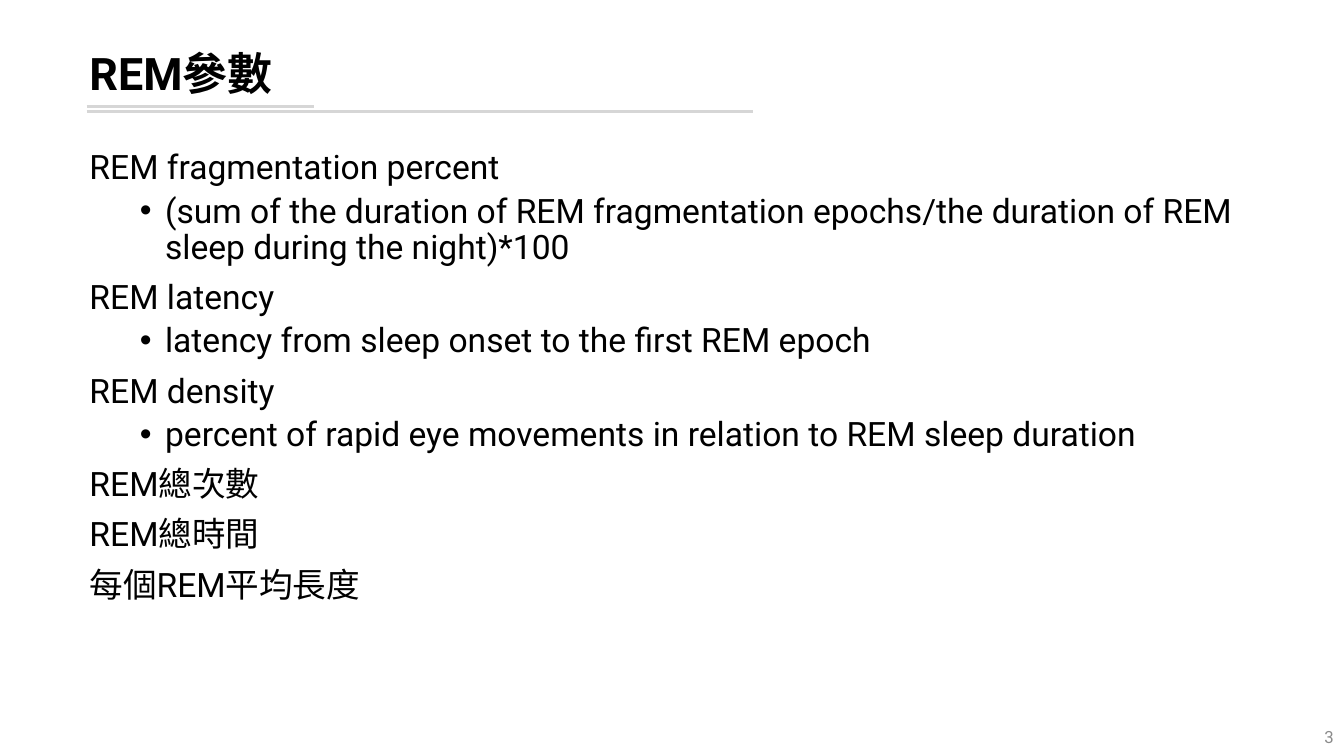
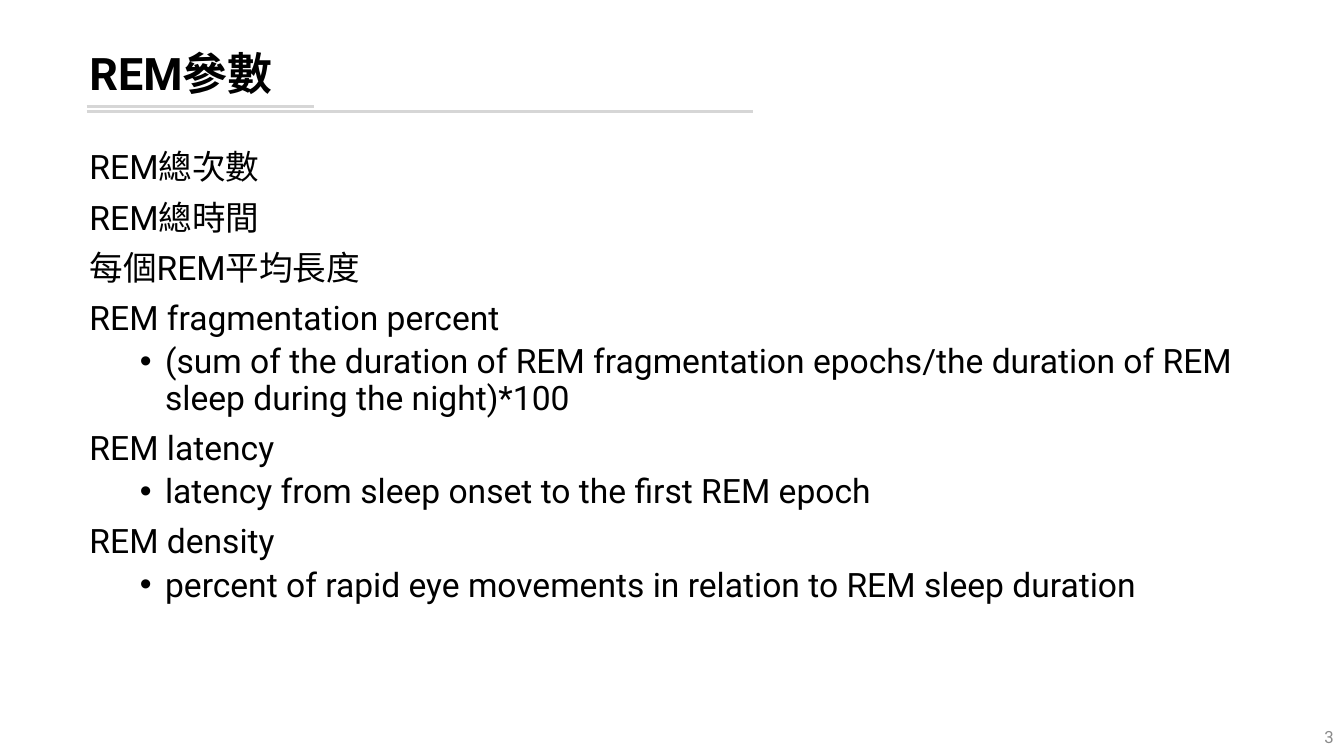
Before and after one commit to leooel97895750/REM_DataMining, a slide deck: slide 3 of 輪班工人暴露噪音下REM片斷化分析.pptx. Drawn at 1344x756 pixels with LibreOffice and Linux fonts; fonts in the diff are those of the drawing. Boxes give left, top, right and bottom in pixels: in the first picture for what was removed or moved away, otherwise in the second. Text is boxed around its words. In the diff, an @@ line names an element or a change of style, - is before the commit and + after.

```diff
--- a/輪班工人暴露噪音下REM片斷化分析.pptx
+++ b/輪班工人暴露噪音下REM片斷化分析.pptx
@@ text at (89, 150, 360, 283): paragraphs added @@
+REM總次數
+REM總時間
+每個REM平均長度
@@ text at (89, 467, 360, 600): paragraphs removed @@
-REM總次數
-REM總時間
-每個REM平均長度
```
Also in this commit, not shown: 5 other slides changed, 30 slides added, 3 other files.
